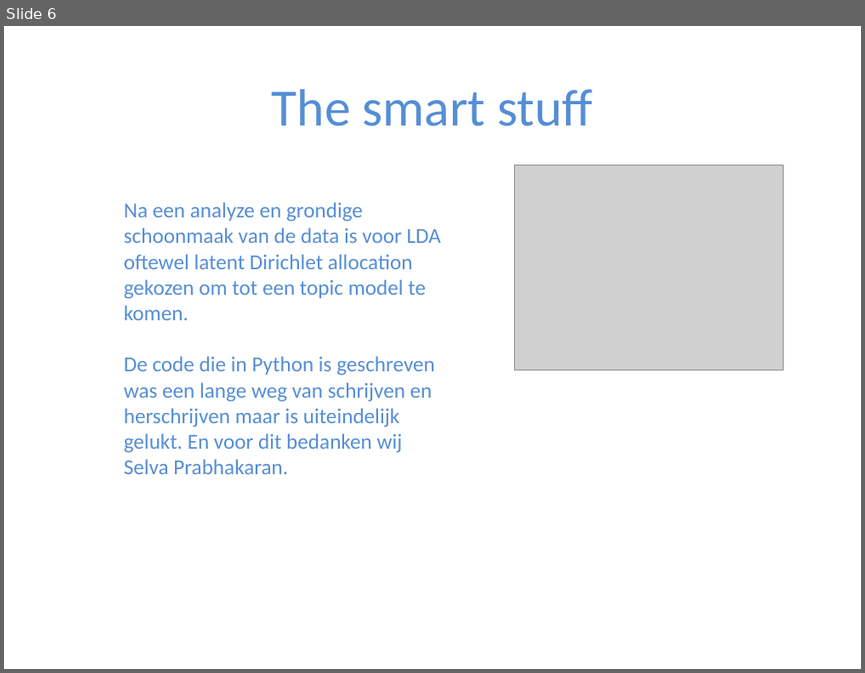
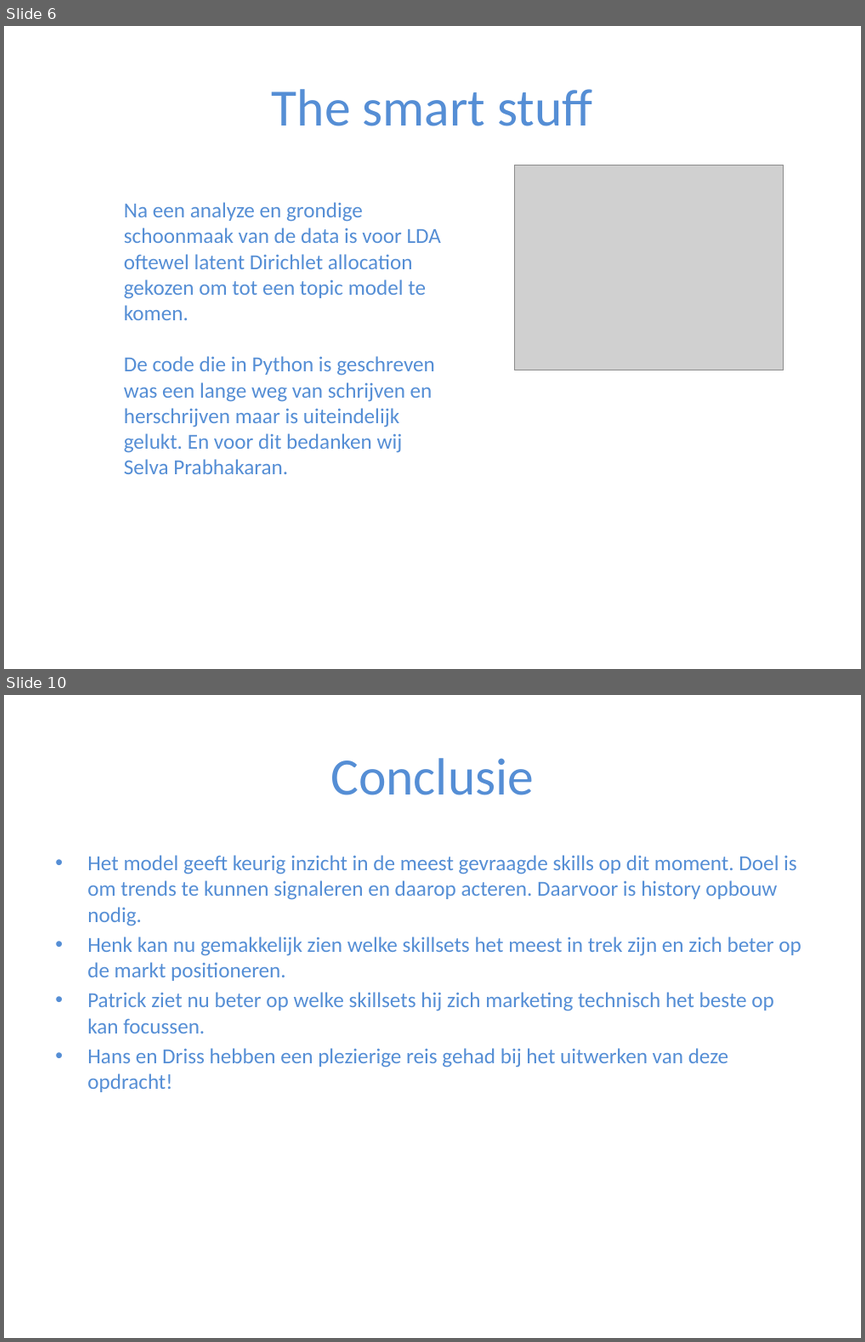
Before and after one commit to drisstaibi/cdsp_opdracht, a slide deck: Werk en skills.pptx. Shown one above the other, each under a label of ours: slide 6 before the commit, slides 6 and 10 after it; the slides between them are not shown. The pictures are 865x673 and 865x1342 pixels, drawn with LibreOffice and Linux fonts; fonts in the diff are those of the drawing; grey boxes stand for pictures. Boxes give left, top, right and bottom in pixels: in the first picture for what was removed or moved away, otherwise in the second. Text is boxed around its words. In the diff, an @@ line names an element or a change of style, - is before the commit and + after.

```diff
--- a/Werk en skills.pptx
+++ b/Werk en skills.pptx
@@ slide 10 added at box(4, 695, 861, 1338), background #FFFFFF @@
@@ title added at box(330, 758, 534, 795), 44 pt, text #558ED5 @@
+Conclusie
@@ text added at box(87, 855, 801, 1092), 18 pt, text #558ED5 @@
+• Het model geeft keurig inzicht in de meest gevraagde skills op dit moment. Doel is om trends te kunnen signaleren en daarop acteren. Daarvoor is history opbouw nodig.
+• Henk kan nu gemakkelijk zien welke skillsets het meest in trek zijn en zich beter op de markt positioneren.
+• Patrick ziet nu beter op welke skillsets hij zich marketing technisch het beste op kan focussen.
+• Hans en Driss hebben een plezierige reis gehad bij het uitwerken van deze opdracht!
```
Also in this commit, not shown: 2 slides changed, 3 other slides added, 1 slide removed.
